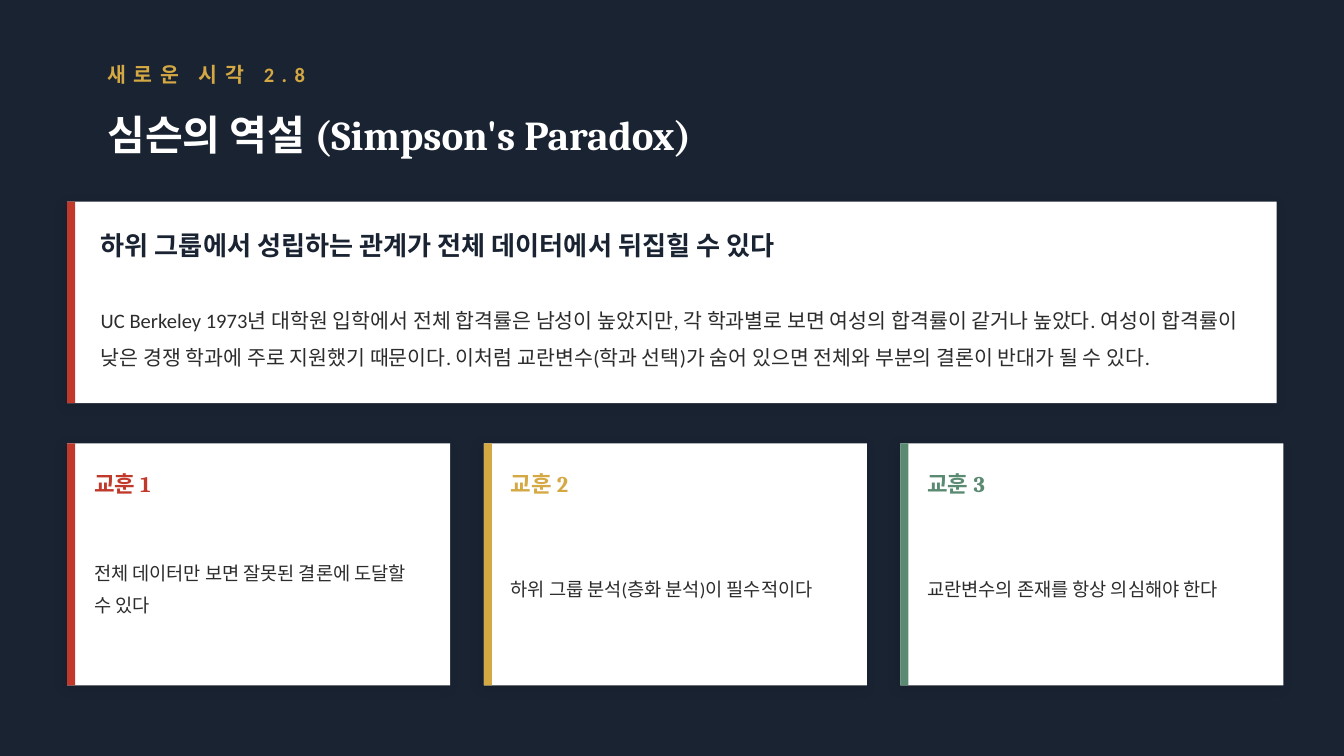
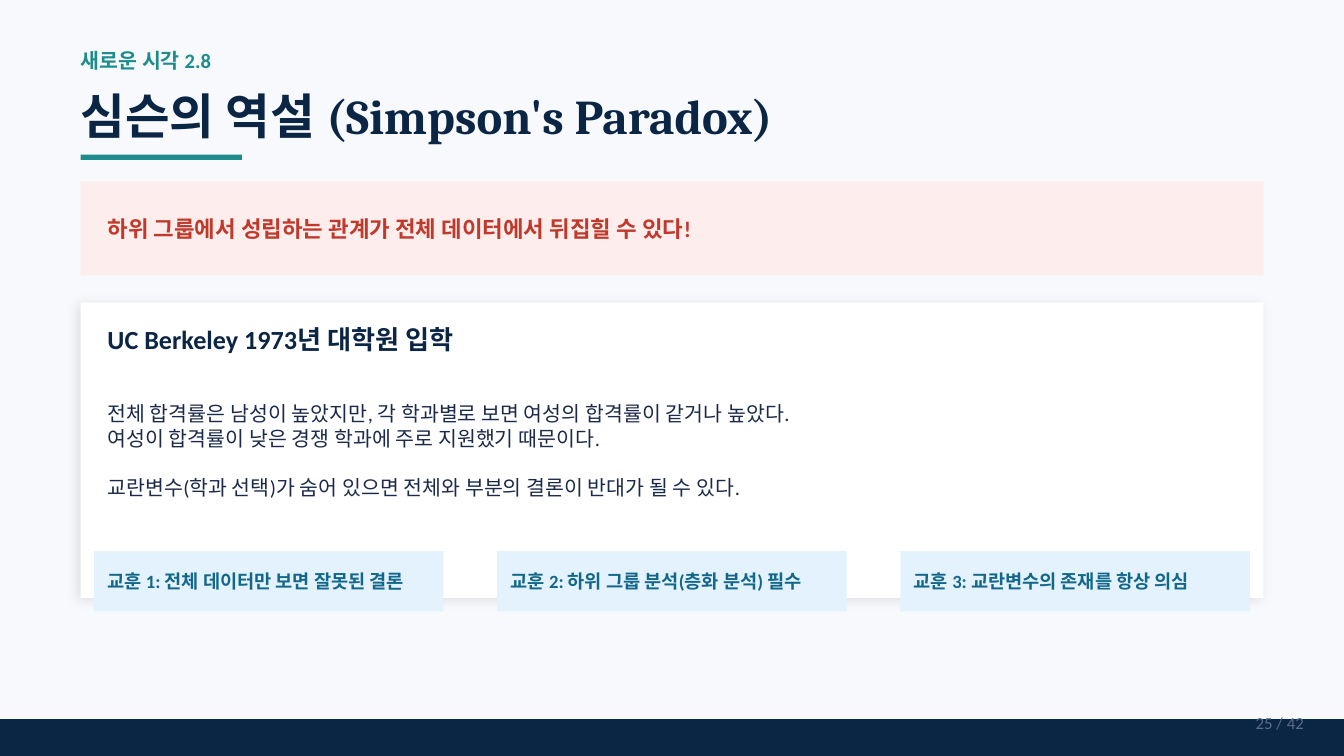
Before and after one commit to leina99-lab/classes, a slide deck: slide 25 of statistics_and_society/Chapter_02_1_Summarizing_Data.pptx (slide 14 before the commit). Drawn at 1344x756 pixels with LibreOffice and Linux fonts; fonts in the diff are those of the drawing. Boxes give left, top, right and bottom in pixels: in the first picture for what was removed or moved away, otherwise in the second. Text is boxed around its words. In the diff, an @@ line names an element or a change of style, - is before the commit and + after.

```diff
--- a/statistics_and_society/Chapter_02_1_Summarizing_Data.pptx
+++ b/statistics_and_society/Chapter_02_1_Summarizing_Data.pptx
@@ background #1A2332 to #F7F9FC @@
@@ text "새로운 시각 2.8": place and size @@
-text "새로운 시각 2.8" at (107,64,305,84)
+text "새로운 시각 2.8" at (81,50,211,70)
@@ text "새로운 시각 2.8" at (81,50,211,70): text colour #D4A843 to #1E8C8C, letter spacing 4 to 0 pt @@
@@ text "심슨의 역설 (Simpson's Paradox)": place and size @@
-text "심슨의 역설 (Simpson's Paradox)" at (107,115,691,159)
+text "심슨의 역설 (Simpson's Paradox)" at (81,93,773,144)
@@ text "심슨의 역설 (Simpson's Paradox)" at (81,93,773,144): size 22 to 26 pt, text colour #FFFFFF to #0B2545 @@
@@ rectangle added at (81,155,242,160), fill #1E8C8C @@
@@ rectangle removed at (67,202,75,403) @@
@@ rectangle added at (81,181,1263,276), fill #FDEDEC @@
@@ text at (107,218,691,239): text changed; size 14 to 12 pt; font Cambria to Calibri; text colour #1A2332 to #C0392B @@
-하위 그룹에서 성립하는 관계가 전체 데이터에서 뒤집힐 수 있다
+하위 그룹에서 성립하는 관계가 전체 데이터에서 뒤집힐 수 있다!
@@ rectangle: place and size @@
-rectangle at (67,202,1277,403)
+rectangle at (81,302,1263,598)
@@ text added at (107,327,454,353), 14 pt, text #0B2545, bold @@
+UC Berkeley 1973년 대학원 입학
@@ text at (107,404,789,498): text changed; text colour #2C2C2C to #1B2A4A @@
-UC Berkeley 1973년 대학원 입학에서 전체 합격률은 남성이 높았지만, 각 학과별로 보면 여성의 합격률이 같거나 높았다. 여성이 합격률이 낮은 경쟁 학과에 주로 지원했기 때문이다. 이처럼 교란변수(학과 선택)가 숨어 있으면 전체와 부분의 결론이 반대가 될 수 있다.
+전체 합격률은 남성이 높았지만, 각 학과별로 보면 여성의 합격률이 같거나 높았다.
+여성이 합격률이 낮은 경쟁 학과에 주로 지원했기 때문이다.
+교란변수(학과 선택)가 숨어 있으면 전체와 부분의 결론이 반대가 될 수 있다.
@@ rectangle removed at (67,444,75,685) @@
@@ rectangle removed at (484,444,492,685) @@
@@ rectangle removed at (900,444,909,685) @@
@@ text removed at (94,473,150,494) @@
-교훈 1
@@ text removed at (511,473,568,494) @@
-교훈 2
@@ text removed at (927,473,985,494) @@
-교훈 3
@@ rectangle: place and size @@
-rectangle at (67,444,450,685)
+rectangle at (94,551,444,612)
@@ rectangle: place and size @@
-rectangle at (484,444,867,685)
+rectangle at (497,551,847,612)
@@ fill #FFFFFF to #E3F2FD; shadow off in 3 elements at (497,551,847,612), (94,551,444,612), (900,551,1250,612) @@
@@ rectangle: place and size @@
-rectangle at (900,444,1284,685)
+rectangle at (900,551,1250,612)
@@ text at (107,572,404,590): text changed; text colour #2C2C2C to #13678A; bold on @@
-전체 데이터만 보면 잘못된 결론에 도달할 수 있다
+교훈 1: 전체 데이터만 보면 잘못된 결론
@@ text at (511,572,801,591): text changed; text colour #2C2C2C to #13678A; bold on @@
-하위 그룹 분석(층화 분석)이 필수적이다
+교훈 2: 하위 그룹 분석(층화 분석) 필수
@@ text at (914,572,1189,590): text changed; text colour #2C2C2C to #13678A; bold on @@
-교란변수의 존재를 항상 의심해야 한다
+교훈 3: 교란변수의 존재를 항상 의심
@@ rectangle added at (0,719,1344,756), fill #0B2545 @@
@@ text added at (1256,715,1304,729), 9 pt, text #5A6B8A @@
+25 / 42
```
Also in this commit, not shown: 13 other slides changed, 28 slides added, 4 slides removed, 1 other file.
